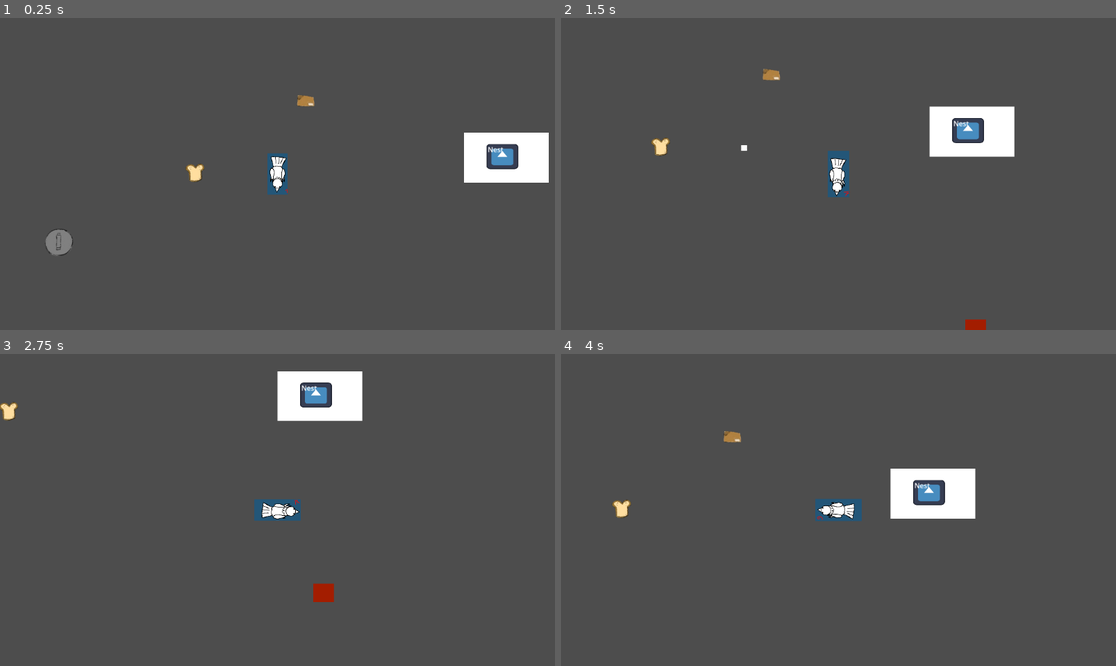
Above: before the commit, frames 1-4 (two rows, left to right).
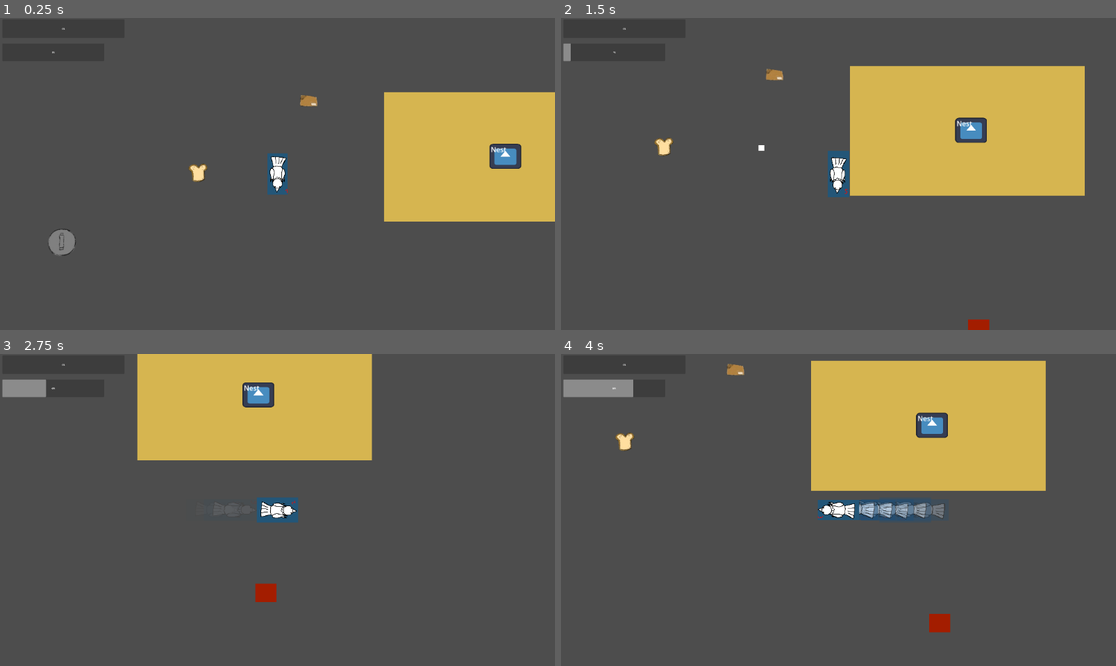
Above: after the commit, the same moments.

Repository: PiponcheDev/Chunky-Chick
Game: Godot game, scene res://Main.tscn
Same seed, same stepped clock (60 frames per second), same inputs: the game is played once before the commit and once after it. The engine's default icon, where the game draws it, is replaced by a stand-in: a white triangle on a blue panel in a dark square.
Inputs (mouse positions are in pixels of both pictures, inside the frame that each line leads up to):
- Up to frame 1 (0.25 s): no input
- Up to frame 2 (1.5 s): tap Enter at 0.5 s; move the mouse to (960, 158) at 0.52 s; hold D (walk_right) 0.53-1.28 s; hold Space (shoot) 0.53-1.28 s; click (960, 158) at 0.67 s; tap F (dash, bound only after the commit) at 0.8, 1.35 s; move the mouse to (727, 189) at 1.27 s; hold S (walk_down) from 1.28 s (still down); click (727, 189) at 1.42 s
- Up to frame 3 (2.75 s): tap Space (shoot) at 1.55 s; move the mouse to (333, 441) at 2.02 s; release S (walk_down) at 2.03 s; hold D (walk_right) from 2.03 s (still down); tap E (pick_up) at 2.1 s; click (333, 441) at 2.17 s; tap F (dash, bound only after the commit) at 2.3 s
- Up to frame 4 (4 s): move the mouse to (810, 572) at 2.77 s; release D (walk_right) at 2.78 s; hold W (walk_up) 2.78-3.53 s; tap Space (shoot) at 2.85 s; click (810, 572) at 2.92 s; move the mouse to (1005, 556) at 3.52 s; hold A (walk_left) from 3.53 s (still down); tap L (unlock_ability_temp) at 3.6 s; click (1005, 556) at 3.67 s; tap F (dash, bound only after the commit) at 3.8 s

The runs differ from the first frame. In frame 1, 13% of the frame differs, in the area x 8-100%, y 3-77%; in frame 2, 18%; in frame 3, 16%; in frame 4, 21%, in the area x 0-88%, y 2-90%.

Commit message:
Improved nest, added dashing, added egg

Diff:
--- a/chunky-chick/Main.tscn
+++ b/chunky-chick/Main.tscn
@@ -6,6 +6,7 @@
 [ext_resource type="PackedScene" uid="uid://knbi01afph2c" path="res://src/tscn/Player.tscn" id="4_trn2v"]
 [ext_resource type="PackedScene" uid="uid://vxnhxnc8fji4" path="res://src/tscn/Food.tscn" id="5_03owx"]
 [ext_resource type="PackedScene" uid="uid://pn32tdtruix8" path="res://src/tscn/Structures/trash_can.tscn" id="6_3dxm6"]
+[ext_resource type="PackedScene" uid="uid://djbhuhkk5k3hi" path="res://src/tscn/UI/player-ui.tscn" id="7_lgr22"]
 
 [node name="Node2D" type="Node2D" unique_id=581660910]
 
@@ -13,7 +14,7 @@
 position = Vector2(617, 263)
 collision_layer = 1
 
-[node name="Item" parent="." unique_id=1133717472 groups=["item"] instance=ExtResource("2_3dxm6")]
+[node name="Item" parent="." unique_id=1133717472 instance=ExtResource("2_3dxm6")]
 position = Vector2(-59, 67)
 
 [node name="Temp-enemy" parent="." unique_id=1595050569 groups=["enemy"] instance=ExtResource("3_lgr22")]
@@ -22,13 +23,25 @@
 [node name="TurretContainer" type="Node2D" parent="." unique_id=1063803777]
 position = Vector2(0, 3)
 
-[node name="Player" parent="." unique_id=1575125507 instance=ExtResource("4_trn2v")]
-position = Vector2(-157, 319)
-scale = Vector2(0.4, 0.4)
-
 [node name="Food" parent="." unique_id=2090540503 groups=["food"] instance=ExtResource("5_03owx")]
 position = Vector2(-443, 316)
 scale = Vector2(1, 1)
 
 [node name="TrashCan" parent="." unique_id=541807723 instance=ExtResource("6_3dxm6")]
 position = Vector2(-915, 556)
+
+[node name="Player" parent="." unique_id=1575125507 instance=ExtResource("4_trn2v")]
+visibility_layer = 524289
+position = Vector2(-167.37, 319)
+scale = Vector2(0.4, 0.4)
+
+[node name="Player-UI" parent="Player" unique_id=1917703129 instance=ExtResource("7_lgr22")]
+anchors_preset = 0
+anchor_right = 0.0
+anchor_bottom = 0.0
+offset_left = -2379.0747
+offset_top = -1337.4999
+offset_right = 2395.9243
+offset_bottom = 1359.9996
+grow_horizontal = 1
+grow_vertical = 1
--- a/chunky-chick/project.godot
+++ b/chunky-chick/project.godot
@@ -43,6 +43,7 @@
 talisman=""
 material=""
 fat_bar=""
+ui=""
 
 [input]
 
@@ -86,6 +87,11 @@
 "events": [Object(InputEventKey,"resource_local_to_scene":false,"resource_name":"","device":-1,"window_id":0,"alt_press …(192 unchanged characters)…
 ]
 }
+dash={
+"deadzone": 0.2,
+"events": [Object(InputEventKey,"resource_local_to_scene":false,"resource_name":"","device":-1,"window_id":0,"alt_pressed":false,"shift_pressed":false,"ctrl_pressed":false,"meta_pressed":false,"pressed":false,"keycode":0,"physical_keycode":70,"key_label":0,"unicode":102,"location":0,"echo":false,"script":null)
+]
+}
 
 [layer_names]
 
--- a/chunky-chick/runs/prev_run.tres
+++ b/chunky-chick/runs/prev_run.tres
@@ -6,5 +6,5 @@
 
 [resource]
 script = ExtResource("1_nl8ht")
-talismans = Array[ExtResource("2_lexoi")]([ExtResource("3_le …(325 unchanged characters)… ource("3_lexoi"), ExtResource("3_lexoi")])
+talismans = Array[ExtResource("2_lexoi")]([ExtResource("3_le …(325 unchanged characters)… ource("3_lexoi"), ExtResource("3_lexoi"), ExtResource("3_lexoi"), ExtResource("3_lexoi"), ExtResource("3_lexoi"), ExtResource("3_lexoi"), ExtResource("3_lexoi"), ExtResource("3_lexoi"), ExtResource("3_lexoi"), ExtResource("3_lexoi")])
 metadata/_custom_type_script = "uid://cvld2h71gy3n2"
--- /dev/null
+++ b/chunky-chick/src/scripts/UI/egg.gd
@@ -0,0 +1,15 @@
+extends Area2D
+
+@onready var ui = get_tree().get_first_node_in_group("ui")
+
+func _ready():
+	body_entered.connect(_on_body_entered)
+	body_exited.connect(_on_body_exited)
+
+func _on_body_entered(body):
+	if body.is_in_group("player") and ui:
+		ui.show_sleep()
+
+func _on_body_exited(body):
+	if body.is_in_group("player") and ui:
+		ui.hide_sleep()
--- /dev/null
+++ b/chunky-chick/src/scripts/UI/player_ui.gd
@@ -0,0 +1,28 @@
+extends Control
+
+# Node references
+@onready var fatness_bar: ProgressBar = $"Fatness-bar"
+@onready var dash_bar: ProgressBar = $"Dash-cooldown"
+
+var player: Node = null
+var dash_display := 0.0  # for smooth dash bar animation
+
+func _ready() -> void:
+	# Automatically find the player from the group
+	var players = get_tree().get_nodes_in_group("player")
+	if players.size() == 0:
+		push_error("Player not found for UI!")
+		return
+	player = players[0]
+
+func _process(delta: float) -> void:
+	if not player:
+		return
+
+	# --- Fatness Bar ---
+	fatness_bar.value = player.fatness
+	fatness_bar.max_value = player.fatness_max + player.fatness_max_bonus
+	# --- Dash Cooldown Bar (smooth) ---
+	var target = player.get_dash_cooldown_ratio()
+	dash_display = lerp(dash_display, target, 10 * delta)
+	dash_bar.value = dash_display * dash_bar.max_value
--- a/chunky-chick/src/scripts/UI/selection_menu.gd
+++ b/chunky-chick/src/scripts/UI/selection_menu.gd
@@ -1,31 +1,55 @@
 extends Control
 
 signal continue_pressed
+signal sleep_pressed
 
 @onready var label = $Label
 @onready var continue_button = $Continue
+@onready var sleep_button = $Sleep
 @onready var guide = $Guide
 @onready var player = get_tree().get_first_node_in_group("player")
 
 func _ready():
+
+	add_to_group("ui")
+
 	visible = false
+	sleep_button.visible = false
+
 	continue_button.pressed.connect(_on_continue_pressed)
+	sleep_button.pressed.connect(_on_sleep_pressed)
 	if player:
 		guide.visible = player.carried_item != null
 		player.carried_item_changed.connect(_on_carried_item_changed)
 	else:
 		guide.visible = false
 
+
+func show_sleep():
+	sleep_button.visible = true
+
+
+func hide_sleep():
+	sleep_button.visible = false
+
+
 func show_message(text: String):
 	label.text = text
 	visible = true
 
+
 func hide_popup():
 	visible = false
+
 
 func _on_continue_pressed():
 	hide_popup()
 	emit_signal("continue_pressed")
 
+
+func _on_sleep_pressed():
+	emit_signal("sleep_pressed")
+
+
 func _on_carried_item_changed(is_carrying: bool):
 	guide.visible = is_carrying
--- a/chunky-chick/src/scripts/UI/ui_hitbox.gd
+++ b/chunky-chick/src/scripts/UI/ui_hitbox.gd
@@ -5,11 +5,14 @@
 
 func _ready():
 	popup = get_tree().current_scene.get_node("Nest/CanvasLayer/PopupUI")
+	print(popup)
 	body_entered.connect(_on_body_entered)
 	body_exited.connect(_on_body_exited)
 
 func _on_body_entered(body):
+	print("test")
 	if body.is_in_group("player"):
+		print("player test")
 		popup.show_message("You entered the area!")
 
 func _on_body_exited(body):
--- a/chunky-chick/src/scripts/nest.gd
+++ b/chunky-chick/src/scripts/nest.gd
@@ -1,29 +1,31 @@
-extends StaticBody2D
+extends Node2D
 
+# --- Placement & Turret ---
 var placing_turret: bool = false
 var ghost_turret: Node2D = null
+var placement_stage := 0
+var placing_watchtower := false
 
 var turret_cost := 1
 var watchtower_cost := 1
+var turret_scene := preload("res://src/tscn/Structures/turret.tscn")
+var watchtower_scene := preload("res://src/tscn/Structures/watch_tower.tscn")
 
-var turret_scene := preload("res://src/tscn/Structures/turret.tscn")
-var placement_stage := 0
+# --- Deposit ---
+var deposit_count := 0
 
-var watchtower_scene := preload("res://src/tscn/Structures/watch_tower.tscn")
-var placing_watchtower := false
-
-var deposit_count := 0
-@onready var hitbox_shape = $Hitbox.shape
-
+# --- Node references ---
 @onready var popup_ui = $CanvasLayer/PopupUI
 @onready var upgrade_ui = $"Upgrade-Layer/Upgrade-selec"
 @onready var pc = $"Placement-camera"
 @onready var turret_buy_button = upgrade_ui.get_node("Turret/Turret-buy")
 @onready var watchtower_buy_button = upgrade_ui.get_node("WatchTower/WatchTower-buy")
+@onready var turret_container = get_tree().get_current_scene().get_node("TurretContainer")
+@onready var hitbox_area = $Hitbox  # Area2D for deposits
 
+# --- Cameras ---
 var main_camera
 var placement_camera
-@onready var turret_container = get_tree().get_current_scene().get_node("TurretContainer")
 
 func _ready():
 	pc.add_to_group("placement_camera")
@@ -35,25 +37,41 @@
 	turret_buy_button.pressed.connect(_on_buy_turret_pressed)
 	watchtower_buy_button.pressed.connect(_on_buy_watchtower_pressed)
 
+	# Cameras
 	main_camera = get_tree().get_nodes_in_group("main_camera")[0]
 	placement_camera = get_tree().get_nodes_in_group("placement_camera")[0]
-
 	if main_camera:
 		main_camera.make_current()
+
+	# Connect Area2D signals for deposits
+	hitbox_area.body_entered.connect(_on_hitbox_body_entered)
+
+# --- Turret Placement ---
+func _on_buy_turret_pressed():
+	if not Resources.spend_cardboard(turret_cost):
+		print("Not enough cardboard")
+		return
+	_upgrade_to_placement(turret_scene)
+	placing_turret = true
+	placement_stage = 1
 
 func _on_buy_watchtower_pressed():
 	if not Resources.spend_cardboard(watchtower_cost):
 		print("Not enough cardboard")
 		return
+	_upgrade_to_placement(watchtower_scene)
+	placing_watchtower = true
 
+func _upgrade_to_placement(scene):
 	upgrade_ui.visible = false
 	placement_camera.make_current()
-	placing_watchtower = true
-	ghost_turret = watchtower_scene.instantiate()
+	ghost_turret = scene.instantiate()
 	ghost_turret.modulate = Color(1,1,1,0.5)
 	turret_container.add_child(ghost_turret)
-	ghost_turret.enable_preview()
+	if ghost_turret.has_method("enable_preview"):
+		ghost_turret.enable_preview()
 
+# --- UI Callbacks ---
 func _on_popup_continue():
 	popup_ui.visible = false
 	upgrade_ui.visible = true
@@ -61,48 +79,31 @@
 func _on_upgrade_closed():
 	upgrade_ui.visible = false
 
-func try_deposit(item):
-	if hitbox_shape is RectangleShape2D:
-		var rect := Rect2(global_position - hitbox_shape.extents, hitbox_shape.extents * 2)
-		if rect.has_point(item.global_position):
-			deposit_item(item)
-	elif hitbox_shape is CircleShape2D:
-		if item.global_position.distance_to(global_position) <= hitbox_shape.radius:
-			deposit_item(item)
+# --- Deposit Handling via Area2D ---
+func _on_hitbox_body_entered(body):
+	if body.is_in_group("material") and body.in_range:
+		deposit_item(body)
 
 func deposit_item(item):
-	if item.is_in_group("material"):
-		if item.material_type == "cardboard":
-			Resources.add_cardboard(item.material_amount)
+	if item.is_in_group("material") and item.material_type == "cardboard":
+		Resources.add_cardboard(item.material_amount)
 	deposit_count += 1
 	print("Items Deposited:", deposit_count)
 	item.queue_free()
 
+# --- Process Turret Placement ---
 func _process(delta):
 	if not ghost_turret:
 		return
-	var mouse_pos: Vector2 = placement_camera.get_global_mouse_position()
+	var mouse_pos = placement_camera.get_global_mouse_position()
 	if placing_turret:
 		if placement_stage == 1:
 			ghost_turret.global_position = mouse_pos
 		elif placement_stage == 2:
-			ghost_turret.rotate_head_towards(mouse_pos)
+			if ghost_turret.has_method("rotate_head_towards"):
+				ghost_turret.rotate_head_towards(mouse_pos)
 	elif placing_watchtower:
 		ghost_turret.global_position = mouse_pos
-
-func _on_buy_turret_pressed():
-	if not Resources.spend_cardboard(turret_cost):
-		print("Not enough cardboard")
-		return
-
-	upgrade_ui.visible = false
-	placement_camera.make_current()
-	placing_turret = true
-	placement_stage = 1
-	ghost_turret = turret_scene.instantiate()
-	ghost_turret.modulate = Color(1,1,1,0.5)
-	turret_container.add_child(ghost_turret)
-	ghost_turret.enable_preview()
 
 func _unhandled_input(event):
 	if not ghost_turret:
@@ -113,14 +114,28 @@
 				placement_stage = 2
 			elif placement_stage == 2:
 				ghost_turret.modulate = Color(1,1,1,1)
-				ghost_turret.lock_head_rotation()
-				ghost_turret = null
-				placing_turret = false
-				placement_stage = 0
-				main_camera.make_current()
+				if ghost_turret.has_method("lock_head_rotation"):
+					ghost_turret.lock_head_rotation()
+				_reset_placement()
 		elif placing_watchtower:
 			ghost_turret.modulate = Color(1,1,1,1)
-			ghost_turret.finalize_placement()
-			ghost_turret = null
-			placing_watchtower = false
-			main_camera.make_current()
+			if ghost_turret.has_method("finalize_placement"):
+				ghost_turret.finalize_placement()
+			_reset_placement()
+
+func _reset_placement():
+	ghost_turret = null
+	placing_turret = false
+	placing_watchtower = false
+	placement_stage = 0
+	if main_camera:
+		main_camera.make_current()
+
+
+func try_deposit(item: Node) -> bool:
+	if not item:
+		return false
+	if item.is_in_group("material") and item.material_type == "cardboard":
+		deposit_item(item)
+		return true
+	return false
--- a/chunky-chick/src/scripts/player.gd
+++ b/chunky-chick/src/scripts/player.gd
@@ -3,6 +3,7 @@
 # --- Nodes ---
 @onready var sprite: AnimatedSprite2D = $AnimatedSprite2D
 @onready var main_camera: Camera2D = $Camera2D
+@onready var dash_cooldown: Timer = $"dash-cooldown"
 
 # --- Signals ---
 signal carried_item_changed(is_carrying: bool)
@@ -53,7 +54,29 @@
 var angle_degrees := 0.0
 var snapped_angle := 0
 
+# --- Dash ---
+var dash_speed := BASE_SPEED + 1400.0
+var dash_distance := 250.0
+
+var is_dashing := false
+var dash_direction := Vector2.ZERO
+var dash_traveled := 0.0
+
+# --- Dash Visuals ---
+var dash_stretch := 1.05
+var dash_squash := 0.85
+var dash_anim_speed := 2.5
+
+var normal_anim_speed := 1.0
+
+# --- Afterimage Trail ---
+var ghost_interval := 0.03
+var ghost_timer := 0.0
+var ghost_lifetime := 0.35
+var ghost_color := Color(0.8, 0.9, 1.0, 0.6)
+
 func _ready():
+
 	main_camera.add_to_group("main_camera")
 	add_to_group("player")
 	rng.randomize()
@@ -62,13 +85,27 @@
 	sprite.animation_finished.connect(_on_animation_finished)
 
 func _physics_process(delta: float) -> void:
-	# Movement input
+
+	if Input.is_action_just_pressed("dash"):
+		_start_dash()
 	direction = Input.get_vector("walk_left","walk_right","walk_up","walk_down").normalized()
 	if direction != Vector2.ZERO:
 		last_direction = direction
-	# Shooting cooldown
 	cooldown -= delta
-	# State handling
+	if is_dashing:
+		_handle_dash(delta)
+	else:
+		_handle_normal_state(delta)
+	move_and_slide()
+	_handle_pickup()
+	_handle_shooting()
+	unlock_ability()
+
+# --------------------------------------------------
+# STATE HANDLING
+# --------------------------------------------------
+
+func _handle_normal_state(delta):
 	match current_state:
 		PlayerState.MOVING:
 			_handle_moving()
@@ -76,15 +113,7 @@
 			_handle_idle_standing(delta)
 		PlayerState.IDLE_PECKING:
 			_handle_idle_pecking()
-	move_and_slide()
-	# Interactions
-	_handle_pickup()
-	_handle_shooting()
-	unlock_ability()
-
-# --------------------------------------------------
-# STATE HANDLING
-# --------------------------------------------------
+
 func _handle_moving():
 	if direction == Vector2.ZERO:
 		_transition_to_idle()
@@ -130,6 +159,67 @@
 func _on_animation_finished():
 	if current_state == PlayerState.IDLE_PECKING:
 		_transition_to_idle()
+
+func _start_dash():
+	if is_dashing or !dash_cooldown.is_stopped():
+		return
+	is_dashing = true
+	dash_traveled = 0
+	ghost_timer = 0
+	dash_cooldown.start()
+	dash_direction = direction if direction != Vector2.ZERO else last_direction
+	sprite.play("walking")
+	sprite.speed_scale = dash_anim_speed
+	_apply_dash_stretch()
+
+func _apply_dash_stretch():
+	var dir = dash_direction.normalized()
+	var stretch_x = lerp(dash_squash, dash_stretch, abs(dir.x))
+	var stretch_y = lerp(dash_squash, dash_stretch, abs(dir.y))
+	sprite.scale = Vector2(stretch_y, stretch_x)
+
+func _handle_dash(delta):
+	var move_amount = dash_speed * delta
+	dash_traveled += move_amount
+	velocity = dash_direction * dash_speed
+	ghost_timer -= delta
+	if ghost_timer <= 0:
+		_spawn_ghost()
+		ghost_timer = ghost_interval
+	if dash_traveled >= dash_distance:
+		_end_dash()
+
+func _end_dash():
+	is_dashing = false
+	sprite.scale = Vector2.ONE
+	sprite.speed_scale = normal_anim_speed
+
+func _spawn_ghost():
+	var ghost := Sprite2D.new()
+	var frame_texture = sprite.sprite_frames.get_frame_texture(
+		sprite.animation,
+		sprite.frame
+	)
+	ghost.texture = frame_texture
+	ghost.global_position = sprite.global_position
+	ghost.rotation = sprite.rotation
+	ghost.scale = sprite.scale / 2
+	ghost.modulate = ghost_color
+	get_tree().current_scene.add_child(ghost)
+	var tween = create_tween()
+	tween.tween_property(
+		ghost,
+		"modulate:a",
+		0.0,
+		ghost_lifetime
+	)
+	tween.parallel().tween_property(
+		ghost,
+		"scale",
+		ghost.scale * 0.9,
+		ghost_lifetime
+	)
+	tween.tween_callback(ghost.queue_free)
 
 # --------------------------------------------------
 # TALISMAN COLLECTION SYSTEM
@@ -198,3 +288,10 @@
 		bomb_bullets_unlocked = true
 		cooldown_multiplier = 0.6
 		print("Ability unlocked")
+
+
+# Returns the dash cooldown progress as a ratio (0.0 to 1.0)
+func get_dash_cooldown_ratio() -> float:
+	if dash_cooldown.wait_time == 0:
+		return 0.0
+	return clamp(dash_cooldown.time_left / dash_cooldown.wait_time, 0.0, 1.0)
--- a/chunky-chick/src/tscn/Player.tscn
+++ b/chunky-chick/src/tscn/Player.tscn
@@ -99,10 +99,14 @@
 "speed": 10.0
 }]
 
-[sub_resource type="RectangleShape2D" id="RectangleShape2D_bjrec"]
-size = Vector2(131, 309.25)
+[sub_resource type="CapsuleShape2D" id="CapsuleShape2D_swfga"]
+radius = 97.0
+height = 346.0
 
 [node name="Player" type="CharacterBody2D" unique_id=1575125507 groups=["player"]]
+top_level = true
+z_index = 1
+z_as_relative = false
 collision_mask = 2
 script = ExtResource("1_gce6r")
 
@@ -111,10 +115,16 @@
 animation = &"idle_standing"
 
 [node name="CollisionShape2D" type="CollisionShape2D" parent="." unique_id=452942286]
-shape = SubResource("RectangleShape2D_bjrec")
+position = Vector2(3, 0)
+shape = SubResource("CapsuleShape2D_swfga")
 
 [node name="fatness_component" type="Node" parent="." unique_id=1704900345]
 script = ExtResource("3_swfga")
 
 [node name="Camera2D" type="Camera2D" parent="." unique_id=377801089 groups=["main_camera"]]
+show_behind_parent = true
 zoom = Vector2(0.6, 0.6)
+
+[node name="dash-cooldown" type="Timer" parent="." unique_id=725720001]
+wait_time = 0.62
+one_shot = true
--- /dev/null
+++ b/chunky-chick/src/tscn/UI/player-ui.tscn
@@ -0,0 +1,25 @@
+[gd_scene format=3 uid="uid://djbhuhkk5k3hi"]
+
+[ext_resource type="Script" uid="uid://dsa8n1vqxns8e" path="res://src/scripts/UI/player_ui.gd" id="1_bepjn"]
+
+[node name="Player-UI" type="Control" unique_id=1917703129]
+layout_mode = 3
+anchors_preset = 15
+anchor_right = 1.0
+anchor_bottom = 1.0
+offset_left = -776.0
+offset_top = -392.0
+grow_horizontal = 2
+grow_vertical = 2
+script = ExtResource("1_bepjn")
+
+[node name="Fatness-bar" type="ProgressBar" parent="." unique_id=818161336]
+layout_mode = 0
+offset_right = 1056.0
+offset_bottom = 160.0
+
+[node name="Dash-cooldown" type="ProgressBar" parent="." unique_id=1245878445]
+layout_mode = 0
+offset_top = 208.0
+offset_right = 880.0
+offset_bottom = 360.0
--- a/chunky-chick/src/tscn/UI/selection_menu.tscn
+++ b/chunky-chick/src/tscn/UI/selection_menu.tscn
@@ -19,6 +19,14 @@
 offset_bottom = 510.0
 text = "Place Item [E]"
 
+[node name="Sleep" type="Button" parent="." unique_id=2079106935 groups=["ui"]]
+layout_mode = 0
+offset_left = 126.0
+offset_top = 435.0
+offset_right = 1043.0
+offset_bottom = 466.0
+text = "Sleep"
+
 [node name="Continue" type="Button" parent="." unique_id=437593828]
 layout_mode = 0
 offset_left = 122.0
--- a/chunky-chick/src/tscn/nest.tscn
+++ b/chunky-chick/src/tscn/nest.tscn
@@ -5,19 +5,34 @@
 [ext_resource type="Script" uid="uid://4kejxw7axybf" path="res://src/scripts/UI/ui_hitbox.gd" id="3_7arkk"]
 [ext_resource type="PackedScene" uid="uid://di8qyu0l1gw7l" path="res://src/tscn/UI/selection_menu.tscn" id="4_kuljn"]
 [ext_resource type="PackedScene" uid="uid://cbxj3b6gsa1ql" path="res://src/tscn/UI/upgrade_selec.tscn" id="5_kuljn"]
+[ext_resource type="Script" uid="uid://clhwy44dkbsgw" path="res://src/scripts/UI/egg.gd" id="6_hwr44"]
 
-[sub_resource type="RectangleShape2D" id="RectangleShape2D_ueg0u"]
-size = Vector2(54.66667, 46.000004)
-
-[sub_resource type="RectangleShape2D" id="RectangleShape2D_nqm3o"]
-size = Vector2(87.703705, 51.851852)
+[sub_resource type="RectangleShape2D" id="RectangleShape2D_kuljn"]
+size = Vector2(101.03703, 48.888885)
 
 [sub_resource type="RectangleShape2D" id="RectangleShape2D_hwr44"]
-size = Vector2(218, 194.66667)
+size = Vector2(448, 67.33334)
 
-[node name="Nest" type="StaticBody2D" unique_id=1833191925]
+[sub_resource type="CircleShape2D" id="CircleShape2D_kuljn"]
+radius = 87.30063
+
+[sub_resource type="CircleShape2D" id="CircleShape2D_hwr44"]
+radius = 62.943924
+
+[sub_resource type="RectangleShape2D" id="RectangleShape2D_gmuhx"]
+size = Vector2(8.666672, 299.33334)
+
+[sub_resource type="RectangleShape2D" id="RectangleShape2D_eerui"]
+size = Vector2(538.6667, 2.6666641)
+
+[sub_resource type="RectangleShape2D" id="RectangleShape2D_okcfb"]
+size = Vector2(12.666687, 90)
+
+[sub_resource type="RectangleShape2D" id="RectangleShape2D_o68ys"]
+size = Vector2(7.3333435, 109.33334)
+
+[node name="Nest" type="Node2D" unique_id=1109014379]
 scale = Vector2(1.5, 1.5)
-collision_layer = 5
 script = ExtResource("2_ueg0u")
 
 [node name="Placement-camera" type="Camera2D" parent="." unique_id=1633269937 groups=["placement_camera"]]
@@ -25,31 +40,32 @@
 
 [node name="Icon" type="Sprite2D" parent="." unique_id=157249103]
 z_index = 1
-position = Vector2(2.666668, -2.999998)
+position = Vector2(2.6666667, -3.333334)
 scale = Vector2(0.5729167, 0.45312497)
 texture = ExtResource("1_ey1g7")
 
 [node name="ColorRect" type="ColorRect" parent="." unique_id=597538793]
-offset_left = -86.0
-offset_top = -58.0
-offset_right = 110.0
-offset_bottom = 57.333336
+offset_left = -277.33334
+offset_top = -152.0
+offset_right = -81.33334
+offset_bottom = -36.666656
+scale = Vector2(2.7600002, 2.6000001)
+color = Color(0.8393267, 0.7105833, 0.31441426, 1)
 metadata/_edit_use_anchors_ = true
 
-[node name="CollisionShape2D" type="CollisionShape2D" parent="." unique_id=2024273204]
-position = Vector2(1.3333335, -3.3333335)
-shape = SubResource("RectangleShape2D_ueg0u")
+[node name="Hitbox" type="Area2D" parent="." unique_id=875762905]
+position = Vector2(162.66669, 86.66667)
+scale = Vector2(2.25, 2.25)
 
-[node name="Hitbox" type="CollisionShape2D" parent="." unique_id=12843870]
-position = Vector2(12.666672, 0.33333206)
-scale = Vector2(2.25, 2.25)
-shape = SubResource("RectangleShape2D_nqm3o")
+[node name="CollisionShape2D" type="CollisionShape2D" parent="Hitbox" unique_id=508363082]
+position = Vector2(-6.0740814, 2.814808)
+shape = SubResource("RectangleShape2D_kuljn")
 
 [node name="UI-hitbox" type="Area2D" parent="." unique_id=703305370]
 script = ExtResource("3_7arkk")
 
 [node name="CollisionShape2D" type="CollisionShape2D" parent="UI-hitbox" unique_id=506137885]
-position = Vector2(9.666667, 18.000004)
+position = Vector2(8.666662, -119)
 shape = SubResource("RectangleShape2D_hwr44")
 
 [node name="CanvasLayer" type="CanvasLayer" parent="." unique_id=762236213]
@@ -63,6 +79,10 @@
 [node name="Upgrade-Layer" type="CanvasLayer" parent="." unique_id=356874211]
 
 [node name="Upgrade-selec" parent="Upgrade-Layer" unique_id=1839561250 instance=ExtResource("5_kuljn")]
+offset_left = 4.0
+offset_top = -8.0
+offset_right = 4.0
+offset_bottom = -8.0
 
 [node name="Label" type="Label" parent="." unique_id=921305913]
 z_index = 2
@@ -72,4 +92,57 @@
 offset_bottom = 23.000002
 text = "Nest"
 
+[node name="Egg" type="StaticBody2D" parent="." unique_id=279210769]
+position = Vector2(2.666668, -2.999998)
+scale = Vector2(0.5729167, 0.45312497)
+collision_layer = 3
+
+[node name="InteractionArea" type="Area2D" parent="Egg" unique_id=747188124]
+script = ExtResource("6_hwr44")
+
+[node name="CollisionShape2D" type="CollisionShape2D" parent="Egg/InteractionArea" unique_id=109553047]
+shape = SubResource("CircleShape2D_kuljn")
+
+[node name="CollisionShape2D" type="CollisionShape2D" parent="Egg" unique_id=500119499]
+shape = SubResource("CircleShape2D_hwr44")
+
+[node name="Walls" type="Node2D" parent="." unique_id=994603355]
+
+[node name="StaticBody2D" type="StaticBody2D" parent="Walls" unique_id=1741419210]
+collision_layer = 3
+
+[node name="CollisionShape2D" type="CollisionShape2D" parent="Walls/StaticBody2D" unique_id=1409091068]
+position = Vector2(259, -1.6666769)
+shape = SubResource("RectangleShape2D_gmuhx")
+
+[node name="StaticBody2D2" type="StaticBody2D" parent="Walls" unique_id=611378486]
+collision_layer = 3
+
+[node name="CollisionShape2D" type="CollisionShape2D" parent="Walls/StaticBody2D2" unique_id=719270316]
+position = Vector2(-6, -150.66669)
+shape = SubResource("RectangleShape2D_eerui")
+
+[node name="StaticBody2D3" type="StaticBody2D" parent="Walls" unique_id=774422928]
+collision_layer = 3
+
+[node name="CollisionShape2D" type="CollisionShape2D" parent="Walls/StaticBody2D3" unique_id=1440151086]
+position = Vector2(-5.3333335, 144.66666)
+shape = SubResource("RectangleShape2D_eerui")
+
+[node name="StaticBody2D4" type="StaticBody2D" parent="Walls" unique_id=837504574]
+position = Vector2(0.6666667, 1.3333334)
+collision_layer = 3
+
+[node name="CollisionShape2D" type="CollisionShape2D" parent="Walls/StaticBody2D4" unique_id=1962321447]
+position = Vector2(-270.33334, -107.66667)
+shape = SubResource("RectangleShape2D_okcfb")
+
+[node name="StaticBody2D5" type="StaticBody2D" parent="Walls" unique_id=2001177524]
+position = Vector2(-98.66667, -18.666666)
+collision_layer = 3
+
+[node name="CollisionShape2D" type="CollisionShape2D" parent="Walls/StaticBody2D5" unique_id=1045792457]
+position = Vector2(-174.33333, 110)
+shape = SubResource("RectangleShape2D_o68ys")
+
 [connection signal="body_exited" from="UI-hitbox" to="Upgrade-Layer/Upgrade-selec" method="_on_u_ihitbox_body_exited"]
Not shown, added: chunky-chick/src/scripts/UI/egg.gd.uid
Not shown, added: chunky-chick/src/scripts/UI/player_ui.gd.uid
